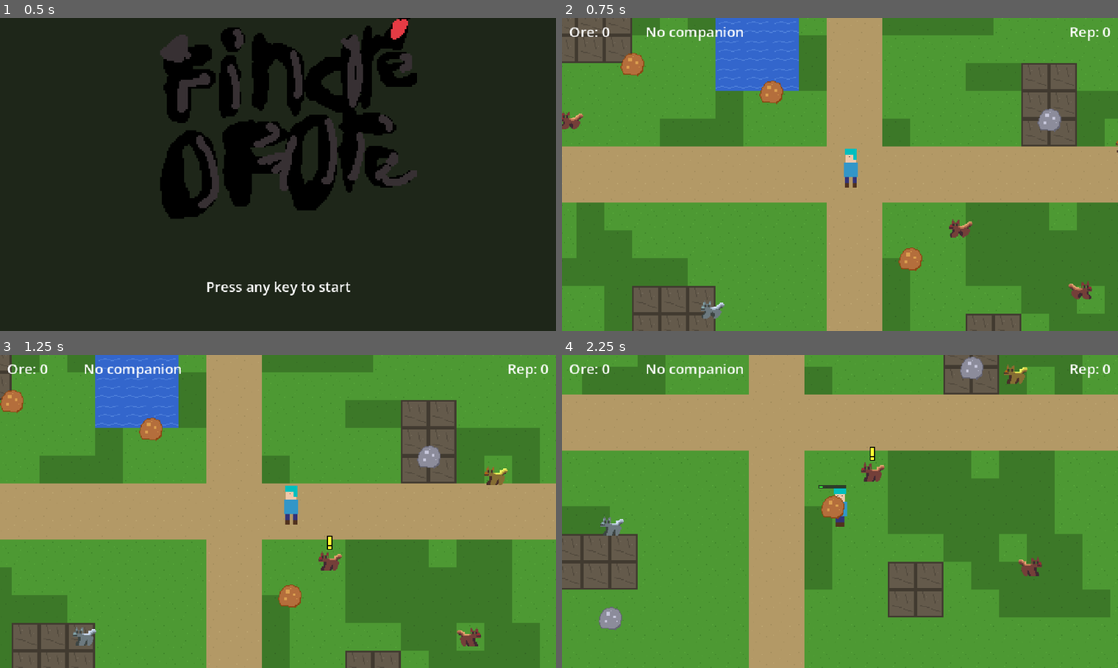
Above: before the commit, frames 1-4 (two rows, left to right).
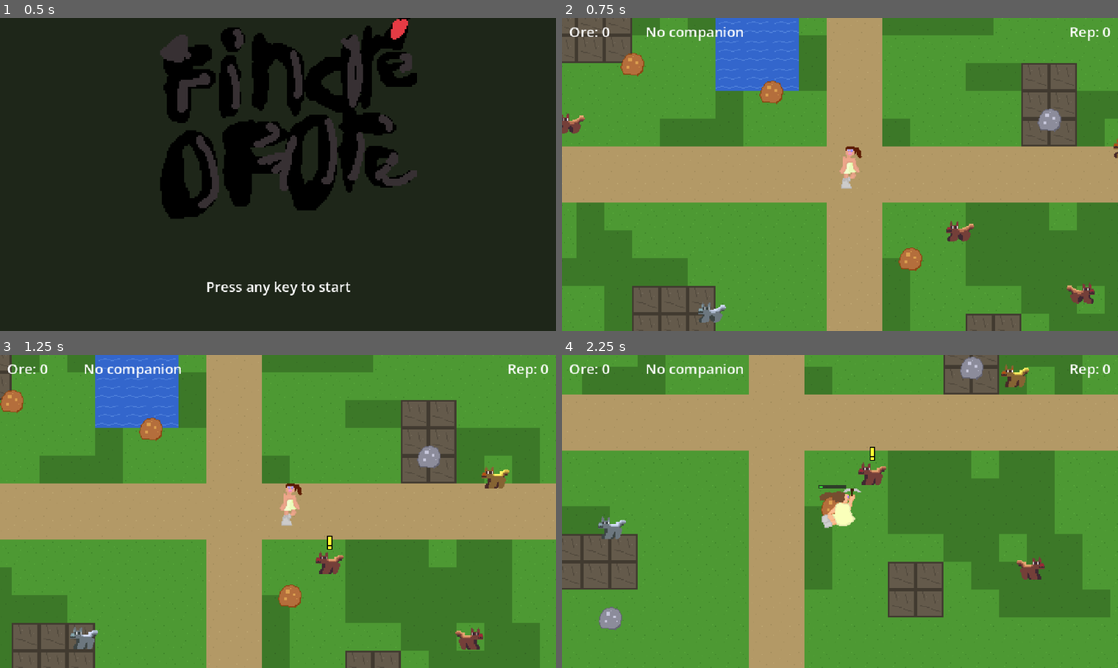
Above: after the commit, the same moments.

Repository: robtaylor/FinderOfOre
Game: Godot game, scene res://scenes/title_screen.tscn
Same seed, same stepped clock (60 frames per second), same inputs: the game is played once before the commit and once after it.
Inputs (mouse positions are in pixels of both pictures, inside the frame that each line leads up to):
- Up to frame 1 (0.5 s): no input
- Up to frame 2 (0.75 s): tap Enter at 0.5 s; move the mouse to (962, 158) at 0.52 s; hold D (move_right) from 0.53 s (still down); hold E (interact) from 0.53 s (still down); click (962, 158) at 0.67 s
- Up to frame 3 (1.25 s): keep holding D (move_right); keep holding E (interact)
- Up to frame 4 (2.25 s): move the mouse to (728, 527) at 1.27 s; release D (move_right) at 1.28 s; release E (interact) at 1.28 s; hold S (move_down) 1.28-2.03 s; tap E (interact) at 1.35 s; move the mouse to (895, 442) at 2.02 s; hold D (move_right) from 2.03 s (still down); hold E (interact) from 2.03 s (still down)

Frame 1 is identical in both runs. In frame 2, 1.1% of the frame differs, in the area x 0-100%, y 29-98%; in frame 3, 1.0%; in frame 4, 1.2%, in the area x 6-87%, y 2-72%.

Commit message:
Add Holly's hand-drawn sprites and y-sort rendering
- Replace Miku walk animation with Holly's 2-frame character art
- Add 5-frame mining pickaxe animation (left + right facing)
- Update cat sprites with Holly's new art + hue-shifted variants
- Add 6-frame animated queen with SpriteFrames
- Enable y-sort on Main scene for proper depth ordering
- Add sprite processing tools for future art updates

Co-developed-by: Claude Code v2.1.58 (claude-opus-4-6)

Diff:
--- a/resources/miku_frames.tres
+++ b/resources/miku_frames.tres
@@ -1,11 +1,33 @@
-[gd_resource type="SpriteFrames" load_steps=17 format=3]
-
-[ext_resource type="Texture2D" path="res://assets/sprites/player/miku.png" id="1"]
+[gd_resource type="SpriteFrames" load_steps=7 format=3 uid="uid://cr4p5una4ug6c"]
+
+[ext_resource type="Texture2D" uid="uid://cqojm0qhf4yd5" path="res://assets/sprites/player/miku.png" id="1"]
+[ext_resource type="Texture2D" path="res://assets/sprites/player/mining_frame0.png" id="m0"]
+[ext_resource type="Texture2D" path="res://assets/sprites/player/mining_frame1.png" id="m1"]
+[ext_resource type="Texture2D" path="res://assets/sprites/player/mining_frame2.png" id="m2"]
+[ext_resource type="Texture2D" path="res://assets/sprites/player/mining_frame3.png" id="m3"]
+[ext_resource type="Texture2D" path="res://assets/sprites/player/mining_frame4.png" id="m4"]
+[ext_resource type="Texture2D" path="res://assets/sprites/player/mining_left_frame0.png" id="ml0"]
+[ext_resource type="Texture2D" path="res://assets/sprites/player/mining_left_frame1.png" id="ml1"]
+[ext_resource type="Texture2D" path="res://assets/sprites/player/mining_left_frame2.png" id="ml2"]
+[ext_resource type="Texture2D" path="res://assets/sprites/player/mining_left_frame3.png" id="ml3"]
+[ext_resource type="Texture2D" path="res://assets/sprites/player/mining_left_frame4.png" id="ml4"]
 
 [sub_resource type="AtlasTexture" id="down0"]
 atlas = ExtResource("1")
 region = Rect2(0, 0, 32, 48)
 
+[sub_resource type="AtlasTexture" id="left0"]
+atlas = ExtResource("1")
+region = Rect2(0, 48, 32, 48)
+
+[sub_resource type="AtlasTexture" id="right0"]
+atlas = ExtResource("1")
+region = Rect2(0, 96, 32, 48)
+
+[sub_resource type="AtlasTexture" id="up0"]
+atlas = ExtResource("1")
+region = Rect2(0, 144, 32, 48)
+
 [sub_resource type="AtlasTexture" id="down1"]
 atlas = ExtResource("1")
 region = Rect2(32, 0, 32, 48)
@@ -18,10 +40,6 @@
 atlas = ExtResource("1")
 region = Rect2(96, 0, 32, 48)
 
-[sub_resource type="AtlasTexture" id="left0"]
-atlas = ExtResource("1")
-region = Rect2(0, 48, 32, 48)
-
 [sub_resource type="AtlasTexture" id="left1"]
 atlas = ExtResource("1")
 region = Rect2(32, 48, 32, 48)
@@ -34,10 +52,6 @@
 atlas = ExtResource("1")
 region = Rect2(96, 48, 32, 48)
 
-[sub_resource type="AtlasTexture" id="right0"]
-atlas = ExtResource("1")
-region = Rect2(0, 96, 32, 48)
-
 [sub_resource type="AtlasTexture" id="right1"]
 atlas = ExtResource("1")
 region = Rect2(32, 96, 32, 48)
@@ -49,10 +63,6 @@
 [sub_resource type="AtlasTexture" id="right3"]
 atlas = ExtResource("1")
 region = Rect2(96, 96, 32, 48)
-
-[sub_resource type="AtlasTexture" id="up0"]
-atlas = ExtResource("1")
-region = Rect2(0, 144, 32, 48)
 
 [sub_resource type="AtlasTexture" id="up1"]
 atlas = ExtResource("1")
@@ -167,4 +177,44 @@
 "loop": true,
 "name": &"walk_up",
 "speed": 8.0
+}, {
+"frames": [{
+"duration": 1.0,
+"texture": ExtResource("m0")
+}, {
+"duration": 1.0,
+"texture": ExtResource("m1")
+}, {
+"duration": 1.0,
+"texture": ExtResource("m2")
+}, {
+"duration": 1.0,
+"texture": ExtResource("m3")
+}, {
+"duration": 1.0,
+"texture": ExtResource("m4")
+}],
+"loop": true,
+"name": &"mining_right",
+"speed": 6.0
+}, {
+"frames": [{
+"duration": 1.0,
+"texture": ExtResource("ml0")
+}, {
+"duration": 1.0,
+"texture": ExtResource("ml1")
+}, {
+"duration": 1.0,
+"texture": ExtResource("ml2")
+}, {
+"duration": 1.0,
+"texture": ExtResource("ml3")
+}, {
+"duration": 1.0,
+"texture": ExtResource("ml4")
+}],
+"loop": true,
+"name": &"mining_left",
+"speed": 6.0
 }]
--- /dev/null
+++ b/resources/queen_frames.tres
@@ -0,0 +1,34 @@
+[gd_resource type="SpriteFrames" load_steps=7 format=3]
+
+[ext_resource type="Texture2D" path="res://assets/sprites/npcs/queen_frame0.png" id="1"]
+[ext_resource type="Texture2D" path="res://assets/sprites/npcs/queen_frame1.png" id="2"]
+[ext_resource type="Texture2D" path="res://assets/sprites/npcs/queen_frame2.png" id="3"]
+[ext_resource type="Texture2D" path="res://assets/sprites/npcs/queen_frame3.png" id="4"]
+[ext_resource type="Texture2D" path="res://assets/sprites/npcs/queen_frame4.png" id="5"]
+[ext_resource type="Texture2D" path="res://assets/sprites/npcs/queen_frame5.png" id="6"]
+
+[resource]
+animations = [{
+"frames": [{
+"duration": 1.0,
+"texture": ExtResource("1")
+}, {
+"duration": 1.0,
+"texture": ExtResource("2")
+}, {
+"duration": 1.0,
+"texture": ExtResource("3")
+}, {
+"duration": 1.0,
+"texture": ExtResource("4")
+}, {
+"duration": 1.0,
+"texture": ExtResource("5")
+}, {
+"duration": 1.0,
+"texture": ExtResource("6")
+}],
+"loop": true,
+"name": &"idle",
+"speed": 4.0
+}]
--- a/scenes/main.tscn
+++ b/scenes/main.tscn
@@ -1,89 +1,103 @@
-[gd_scene load_steps=16 format=3 uid="uid://bmainscene1"]
+[gd_scene format=3 uid="uid://bmainscene1"]
 
-[ext_resource type="PackedScene" path="res://scenes/overworld.tscn" id="1"]
-[ext_resource type="PackedScene" path="res://scenes/player.tscn" id="2"]
-[ext_resource type="PackedScene" path="res://scenes/catch_ui.tscn" id="3"]
-[ext_resource type="PackedScene" path="res://scenes/wild_cat.tscn" id="4"]
-[ext_resource type="PackedScene" path="res://scenes/companion_cat.tscn" id="5"]
-[ext_resource type="PackedScene" path="res://scenes/backpack_ui.tscn" id="6"]
-[ext_resource type="PackedScene" path="res://scenes/ore_node.tscn" id="7"]
-[ext_resource type="PackedScene" path="res://scenes/queen.tscn" id="8"]
-[ext_resource type="PackedScene" path="res://scenes/dialogue_ui.tscn" id="9"]
-[ext_resource type="PackedScene" path="res://scenes/hud.tscn" id="10"]
+[ext_resource type="PackedScene" uid="uid://boverworld01" path="res://scenes/overworld.tscn" id="1"]
+[ext_resource type="PackedScene" uid="uid://bplayer00001" path="res://scenes/player.tscn" id="2"]
+[ext_resource type="PackedScene" uid="uid://bcatchui001" path="res://scenes/catch_ui.tscn" id="3"]
+[ext_resource type="PackedScene" uid="uid://bwildcat001" path="res://scenes/wild_cat.tscn" id="4"]
+[ext_resource type="PackedScene" uid="uid://bcompcat001" path="res://scenes/companion_cat.tscn" id="5"]
+[ext_resource type="PackedScene" uid="uid://bbackpack01" path="res://scenes/backpack_ui.tscn" id="6"]
+[ext_resource type="PackedScene" uid="uid://borenode001" path="res://scenes/ore_node.tscn" id="7"]
+[ext_resource type="PackedScene" uid="uid://bqueen00001" path="res://scenes/queen.tscn" id="8"]
+[ext_resource type="PackedScene" uid="uid://bdialog0001" path="res://scenes/dialogue_ui.tscn" id="9"]
+[ext_resource type="PackedScene" uid="uid://bhud0000001" path="res://scenes/hud.tscn" id="10"]
 [ext_resource type="Resource" path="res://resources/cats/copper_tabby.tres" id="11"]
 [ext_resource type="Resource" path="res://resources/cats/iron_persian.tres" id="12"]
 [ext_resource type="Resource" path="res://resources/cats/gold_siamese.tres" id="13"]
 [ext_resource type="Resource" path="res://resources/ores/copper.tres" id="14"]
 [ext_resource type="Resource" path="res://resources/ores/iron.tres" id="15"]
 
-[node name="Main" type="Node2D"]
+[sub_resource type="Animation" id="Animation_jkv2x"]
+resource_name = "cat-right"
 
-[node name="Overworld" parent="." instance=ExtResource("1")]
+[sub_resource type="AnimationLibrary" id="AnimationLibrary_jbj1t"]
+_data = {
+&"cat-right": SubResource("Animation_jkv2x")
+}
 
-[node name="Player" parent="." instance=ExtResource("2")]
+[node name="Main" type="Node2D" unique_id=1219892796]
+y_sort_enabled = true
+
+[node name="Overworld" parent="." unique_id=1374687878 instance=ExtResource("1")]
+
+[node name="Player" parent="." unique_id=459913364 instance=ExtResource("2")]
 position = Vector2(480, 320)
 
-[node name="CompanionCat" parent="." instance=ExtResource("5")]
+[node name="CompanionCat" parent="." unique_id=1468324956 instance=ExtResource("5")]
 
-[node name="Queen" parent="." instance=ExtResource("8")]
+[node name="Queen" parent="." unique_id=578215194 instance=ExtResource("8")]
 position = Vector2(496, 96)
 
-[node name="WildCats" type="Node2D" parent="."]
+[node name="WildCats" type="Node2D" parent="." unique_id=2029543451]
+y_sort_enabled = true
 
-[node name="CopperTabby1" parent="WildCats" instance=ExtResource("4")]
+[node name="CopperTabby1" parent="WildCats" unique_id=377738231 instance=ExtResource("4")]
 position = Vector2(192, 256)
 species = ExtResource("11")
 
-[node name="CopperTabby2" parent="WildCats" instance=ExtResource("4")]
+[node name="CopperTabby2" parent="WildCats" unique_id=1073299193 instance=ExtResource("4")]
 position = Vector2(640, 384)
 species = ExtResource("11")
 
-[node name="IronPersian1" parent="WildCats" instance=ExtResource("4")]
+[node name="IronPersian1" parent="WildCats" unique_id=948756743 instance=ExtResource("4")]
 position = Vector2(352, 480)
 species = ExtResource("12")
 
-[node name="CopperTabby3" parent="WildCats" instance=ExtResource("4")]
+[node name="CopperTabby3" parent="WildCats" unique_id=1848907252 instance=ExtResource("4")]
 position = Vector2(768, 448)
 species = ExtResource("11")
 
-[node name="IronPersian2" parent="WildCats" instance=ExtResource("4")]
+[node name="IronPersian2" parent="WildCats" unique_id=1398497689 instance=ExtResource("4")]
 position = Vector2(128, 384)
 species = ExtResource("12")
 
-[node name="GoldSiamese1" parent="WildCats" instance=ExtResource("4")]
+[node name="GoldSiamese1" parent="WildCats" unique_id=998835562 instance=ExtResource("4")]
 position = Vector2(832, 288)
 species = ExtResource("13")
 
-[node name="OreNodes" type="Node2D" parent="."]
+[node name="OreNodes" type="Node2D" parent="." unique_id=1413944903]
+y_sort_enabled = true
 
-[node name="Copper1" parent="OreNodes" instance=ExtResource("7")]
+[node name="Copper1" parent="OreNodes" unique_id=1990362519 instance=ExtResource("7")]
 position = Vector2(256, 192)
 ore_type = ExtResource("14")
 
-[node name="Copper2" parent="OreNodes" instance=ExtResource("7")]
+[node name="Copper2" parent="OreNodes" unique_id=1961915776 instance=ExtResource("7")]
 position = Vector2(576, 416)
 ore_type = ExtResource("14")
 
-[node name="Copper3" parent="OreNodes" instance=ExtResource("7")]
+[node name="Copper3" parent="OreNodes" unique_id=131969442 instance=ExtResource("7")]
 position = Vector2(416, 224)
 ore_type = ExtResource("14")
 
-[node name="Iron1" parent="OreNodes" instance=ExtResource("7")]
+[node name="Iron1" parent="OreNodes" unique_id=1039545992 instance=ExtResource("7")]
 position = Vector2(736, 256)
 ore_type = ExtResource("15")
 
-[node name="Iron2" parent="OreNodes" instance=ExtResource("7")]
+[node name="Iron2" parent="OreNodes" unique_id=1321516786 instance=ExtResource("7")]
 position = Vector2(320, 544)
 ore_type = ExtResource("15")
 
-[node name="Iron3" parent="OreNodes" instance=ExtResource("7")]
+[node name="Iron3" parent="OreNodes" unique_id=418270841 instance=ExtResource("7")]
 position = Vector2(160, 320)
 ore_type = ExtResource("15")
 
-[node name="HUDLayer" parent="." instance=ExtResource("10")]
+[node name="HUDLayer" parent="." unique_id=125687726 instance=ExtResource("10")]
 
-[node name="CatchUI" parent="." instance=ExtResource("3")]
+[node name="CatchUI" parent="." unique_id=1391046586 instance=ExtResource("3")]
 
-[node name="BackpackUI" parent="." instance=ExtResource("6")]
+[node name="BackpackUI" parent="." unique_id=581663252 instance=ExtResource("6")]
 
-[node name="DialogueUI" parent="." instance=ExtResource("9")]
+[node name="DialogueUI" parent="." unique_id=2013435861 instance=ExtResource("9")]
+
+[node name="AnimationPlayer" type="AnimationPlayer" parent="." unique_id=2044460647]
+libraries/ = SubResource("AnimationLibrary_jbj1t")
--- a/scenes/queen.tscn
+++ b/scenes/queen.tscn
@@ -1,7 +1,7 @@
 [gd_scene load_steps=4 format=3 uid="uid://bqueen00001"]
 
 [ext_resource type="Script" path="res://src/npcs/queen.gd" id="1"]
-[ext_resource type="Texture2D" path="res://assets/sprites/npcs/queen.png" id="2"]
+[ext_resource type="SpriteFrames" path="res://resources/queen_frames.tres" id="2"]
 
 [sub_resource type="RectangleShape2D" id="RectangleShape2D_queen"]
 size = Vector2(24, 32)
@@ -11,9 +11,11 @@
 collision_mask = 0
 script = ExtResource("1")
 
-[node name="Sprite" type="Sprite2D" parent="."]
+[node name="Sprite" type="AnimatedSprite2D" parent="."]
 position = Vector2(0, -8)
-texture = ExtResource("2")
+sprite_frames = ExtResource("2")
+animation = &"idle"
+autoplay = "idle"
 
 [node name="NameLabel" type="Label" parent="."]
 offset_left = -20.0
--- a/src/npcs/queen.gd
+++ b/src/npcs/queen.gd
@@ -2,7 +2,7 @@
 
 ## The Queen NPC. Deliver ore to her to earn reputation.
 
-@onready var sprite: Sprite2D = $Sprite
+@onready var sprite: AnimatedSprite2D = $Sprite
 
 func interact(player: Node) -> void:
 	player.set_player_state(player.State.DIALOGUE)
--- a/src/player/player.gd
+++ b/src/player/player.gd
@@ -60,6 +60,13 @@
 	EventBus.player_state_changed.emit(State.keys()[new_state])
 
 func _update_animation() -> void:
+	if current_state == State.MINING:
+		# Face the ore: pick left or right based on where the ore is
+		if facing_direction == Vector2.LEFT or facing_direction == Vector2.UP:
+			sprite.play("mining_left")
+		else:
+			sprite.play("mining_right")
+		return
 	var anim_prefix := "idle_" if current_state != State.WALKING else "walk_"
 	if facing_direction == Vector2.DOWN:
 		sprite.play(anim_prefix + "down")
@@ -100,3 +107,4 @@
 
 func set_player_state(state: State) -> void:
 	_set_state(state)
+	_update_animation()
Binary file changed: assets/sprites/cats/cat1-frame0-left.png
Binary file changed: assets/sprites/cats/cat1-frame0.png
Binary file changed: assets/sprites/cats/cat1-frame1-left.png
Binary file changed: assets/sprites/cats/cat1-frame1.png
Binary file changed: assets/sprites/cats/copper_tabby-frame0-left.png
Binary file changed: assets/sprites/cats/copper_tabby-frame0.png
Binary file changed: assets/sprites/cats/copper_tabby-frame1-left.png
Binary file changed: assets/sprites/cats/copper_tabby-frame1.png
Binary file changed: assets/sprites/cats/gold_siamese-frame0-left.png
Binary file changed: assets/sprites/cats/gold_siamese-frame0.png
Binary file changed: assets/sprites/cats/gold_siamese-frame1-left.png
Binary file changed: assets/sprites/cats/gold_siamese-frame1.png
(and 29 more such lines)
